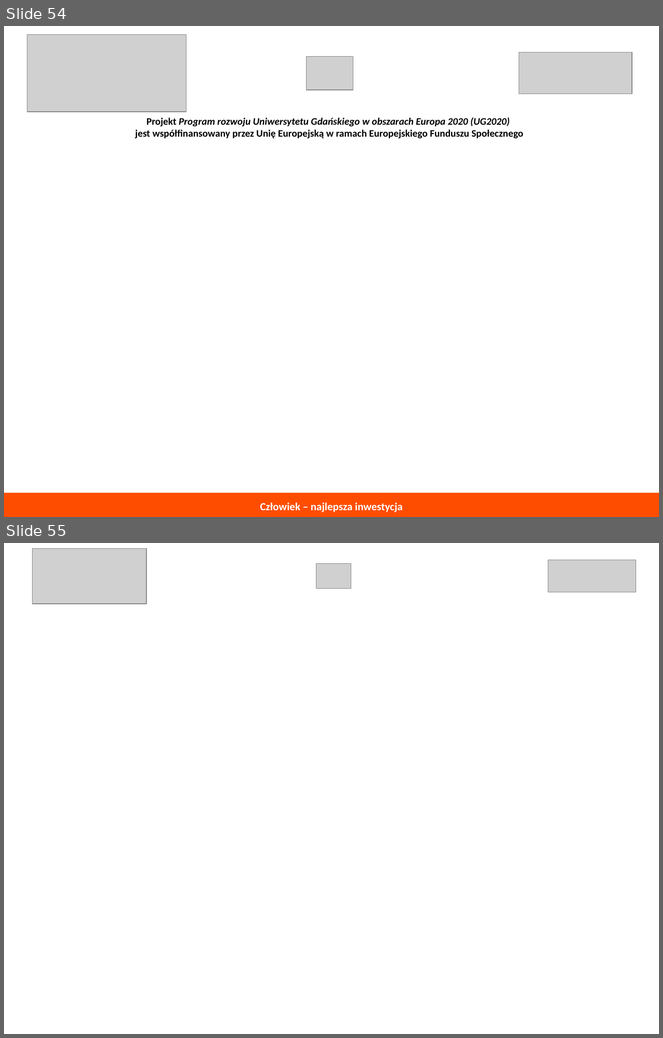
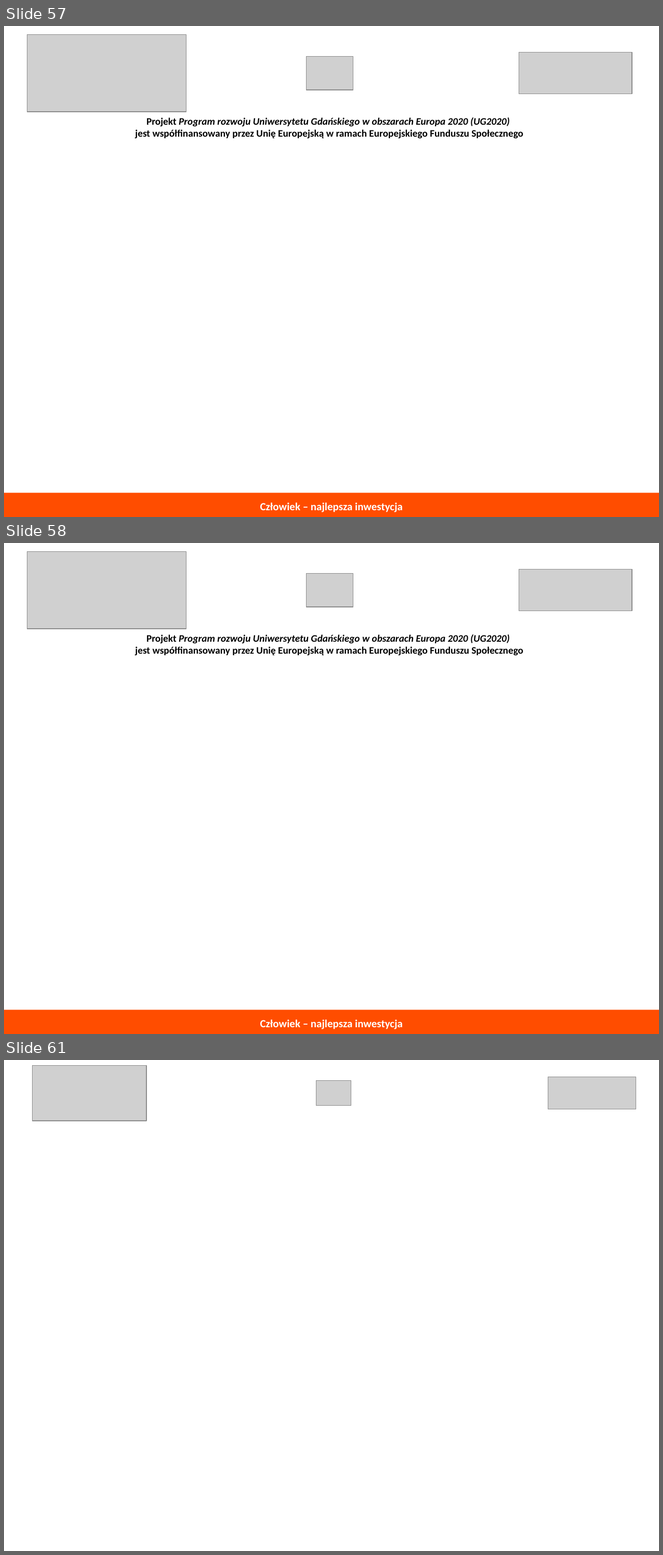
Before and after one commit to ljadanowski/syllabus-testowanie-aplikacji, a slide deck: todo/konspekt_wykladu.odp. Shown one above the other, each under a label of ours: slides 54 and 55 before the commit, slides 57, 58 and 61 after it; the slides between them are not shown. The pictures are 663x1038 and 663x1555 pixels, drawn with LibreOffice and Linux fonts; fonts in the diff are those of the drawing; grey boxes stand for pictures. Boxes give left, top, right and bottom in pixels: in the first picture for what was removed or moved away, otherwise in the second. Text is boxed around its words. In the diff, an @@ line names an element or a change of style, - is before the commit and + after.

```diff
--- a/todo/konspekt_wykladu.odp
+++ b/todo/konspekt_wykladu.odp
@@ slide 58 added at <box>4,543,659,1034</box>, background #FFFFFF @@
@@ group added at <box>27,551,632,656</box>: 3 pictures, 1 text @@
+Projekt Program rozwoju Uniwersytetu Gdańskiego w obszarach Europa 2020 (UG2020)
+jest współfinansowany przez Unię Europejską w ramach Europejskiego Funduszu Społecznego
@@ rectangle added at <box>4,1010,659,1034</box>, fill #FF4D00, 12 pt, text #FFFFFF, bold @@
+Człowiek – najlepsza inwestycja
@@ what was slide 54 is now slide 57 @@
@@ what was slide 55 is now slide 61 @@
```
Also in this commit, not shown: 5 other slides added, 1 other file.
